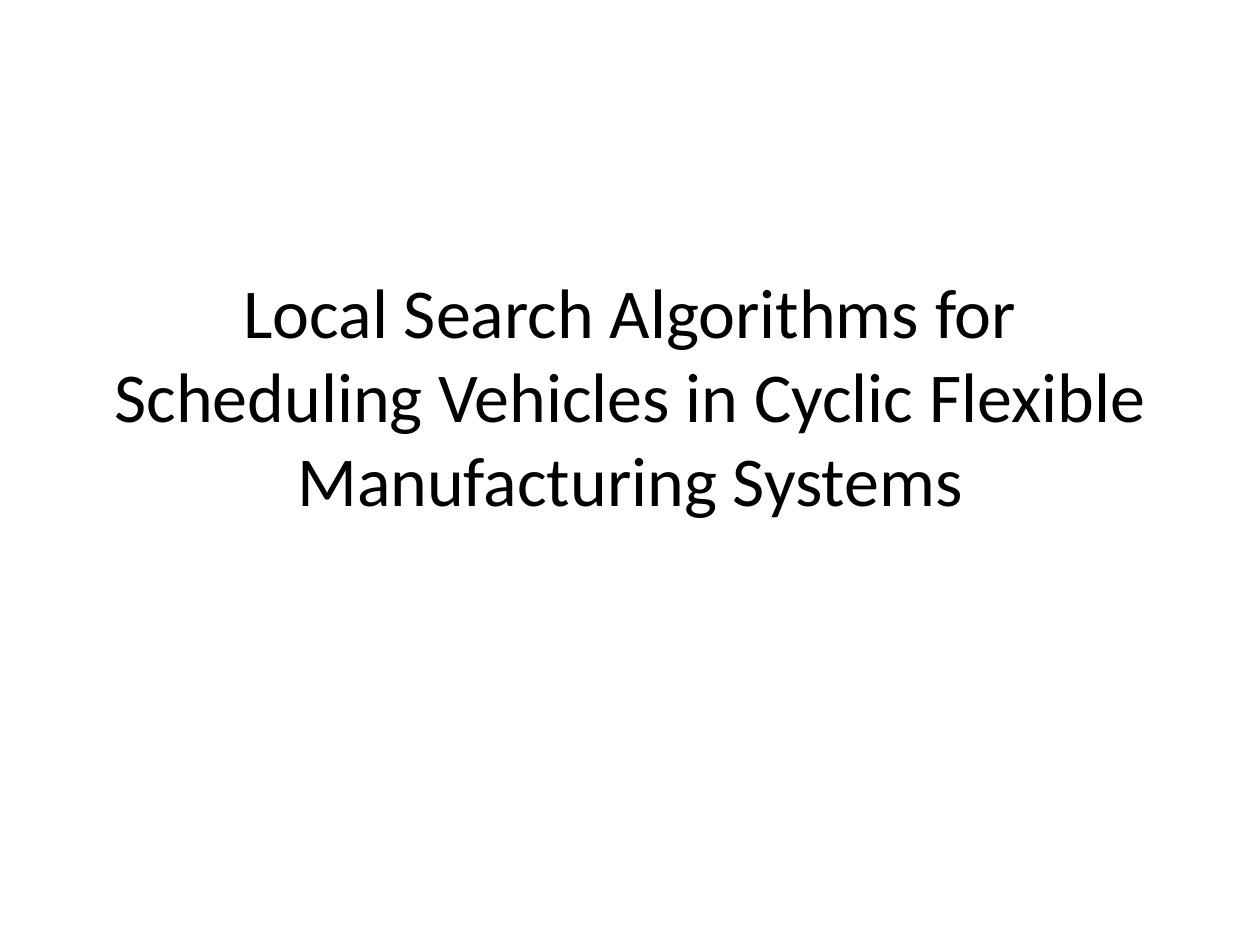
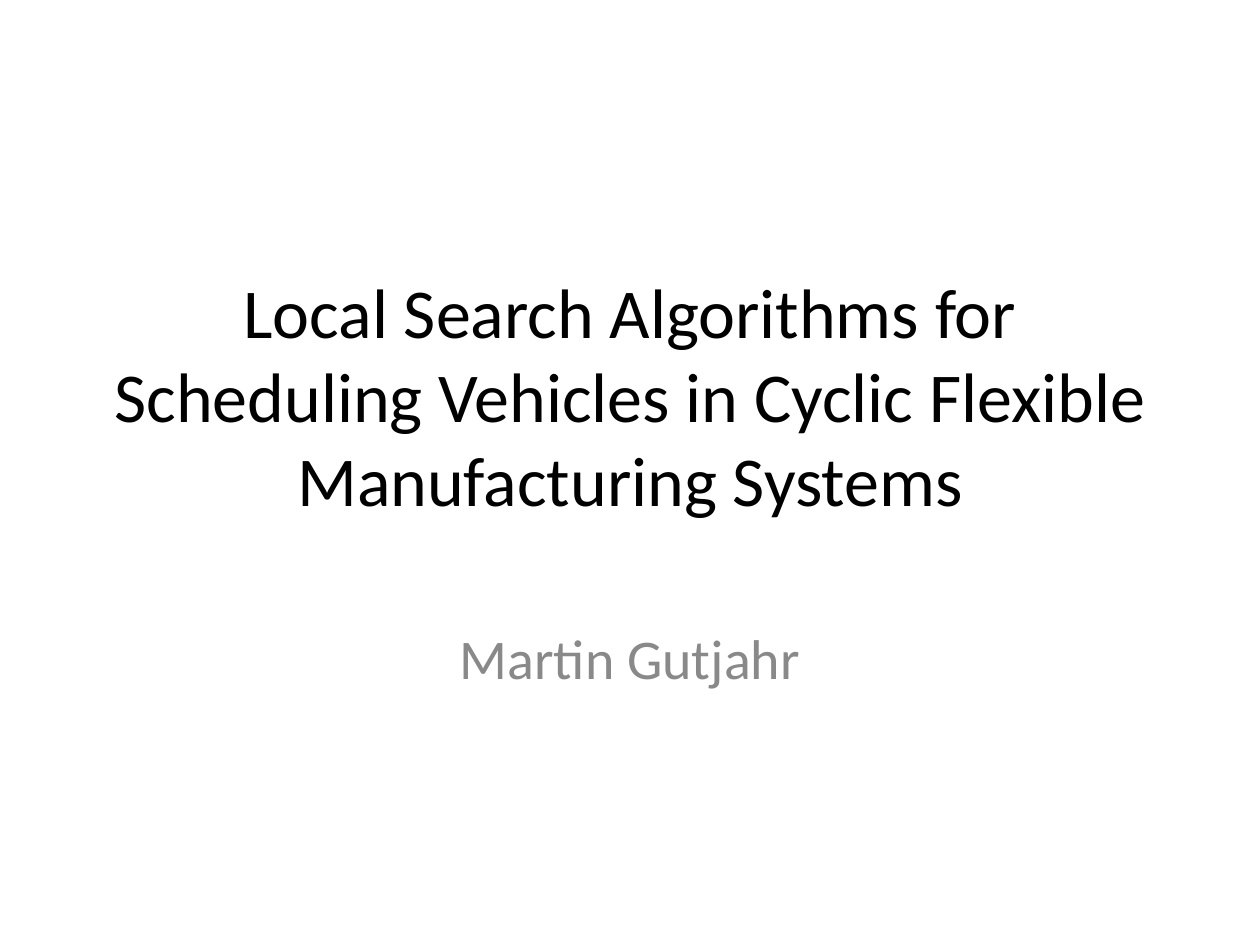
Before and after one commit to Saight/fms, a slide deck: slide 1 of Local Search Algorithms for Scheduling Vehicles in Cyclic.ppt. Drawn at 1260x945 pixels with LibreOffice and Linux fonts; fonts in the diff are those of the drawing. Boxes give left, top, right and bottom in pixels: in the first picture for what was removed or moved away, otherwise in the second. Text is boxed around its words. In the diff, an @@ line names an element or a change of style, - is before the commit and + after.

```diff
--- a/Local Search Algorithms for Scheduling Vehicles in Cyclic.ppt
+++ b/Local Search Algorithms for Scheduling Vehicles in Cyclic.ppt
@@ subtitle added at [460,640,800,689], 32 pt, text #898989 @@
+Martin Gutjahr
```
Also in this commit, not shown: 5 other slides changed, 2 slides added.
